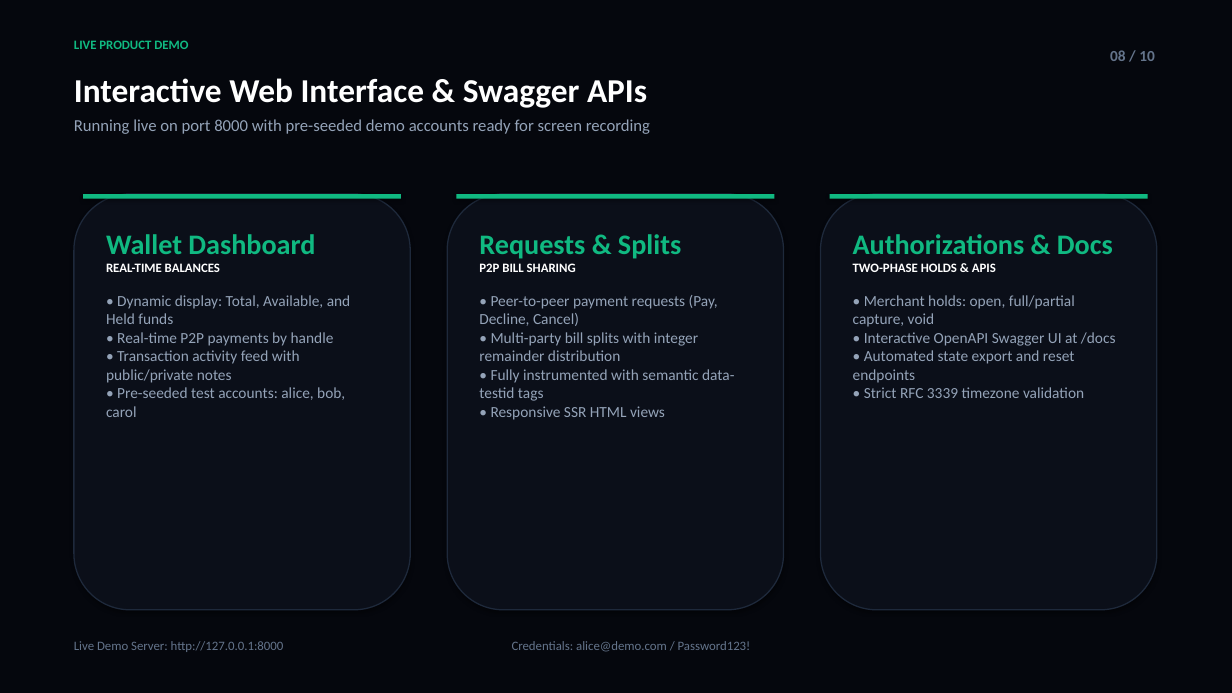
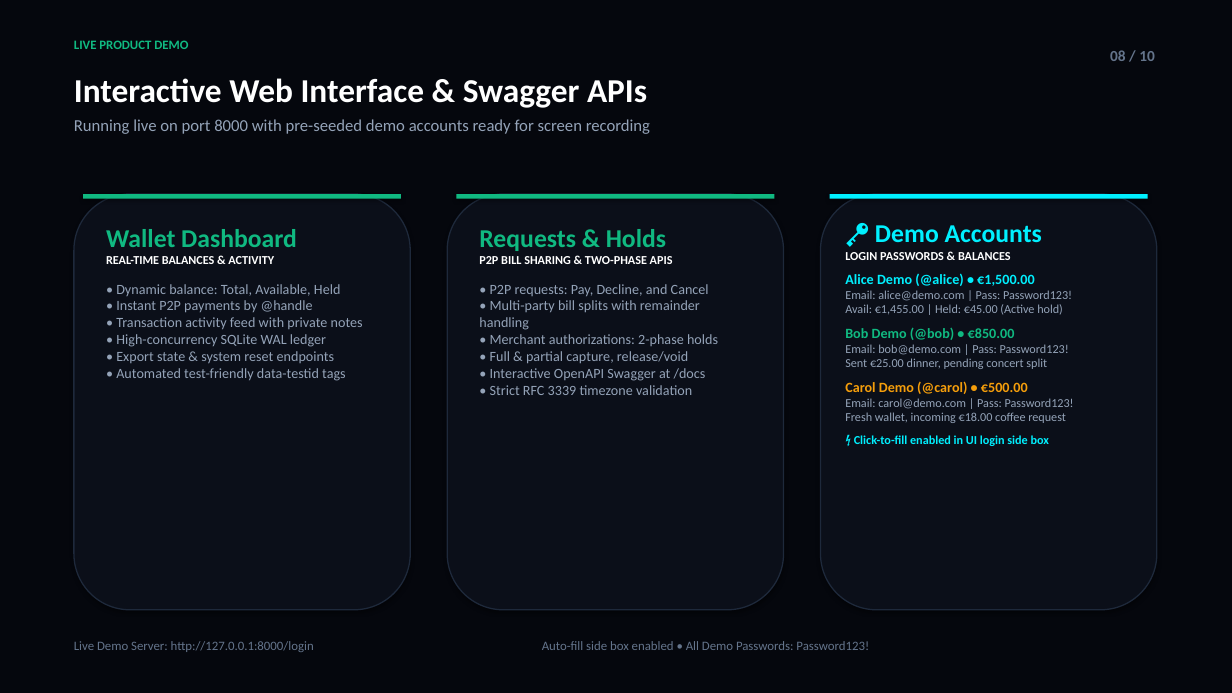
Before and after one commit to novaecosystems-cloud/Pocketpay, a slide deck: slide 8 of Pocketpay_Pitch_Deck.pptx. Drawn at 1232x693 pixels with LibreOffice and Linux fonts; fonts in the diff are those of the drawing. Boxes give left, top, right and bottom in pixels: in the first picture for what was removed or moved away, otherwise in the second. Text is boxed around its words. In the diff, an @@ line names an element or a change of style, - is before the commit and + after.

Commit message:
feat: add PDF format pitch deck and demo accounts box to UI and presentation

```diff
--- a/Pocketpay_Pitch_Deck.pptx
+++ b/Pocketpay_Pitch_Deck.pptx
@@ rectangle at <box>830,194,1148,199</box>: fill #10B981 to #00F0FF @@
@@ text at <box>106,229,297,247</box>: size 22 to 20 pt in "Wallet Dashboard" @@
@@ text at <box>479,229,718,395</box>: text changed; size 12 to 11 pt @@
-Requests & Splits
-P2P BILL SHARING
-• Peer-to-peer payment requests (Pay, Decline, Cancel)
-• Multi-party bill splits with integer remainder distribution
-• Fully instrumented with semantic data-testid tags
-• Responsive SSR HTML views
+Requests & Holds
+P2P BILL SHARING & TWO-PHASE APIS
+• P2P requests: Pay, Decline, and Cancel
+• Multi-party bill splits with remainder handling
+• Merchant authorizations: 2-phase holds
+• Full & partial capture, release/void
+• Interactive OpenAPI Swagger at /docs
+• Strict RFC 3339 timezone validation
@@ text at <box>845,225,1074,446</box>: text changed; size 12 to 9.5 pt @@
-Authorizations & Docs
-TWO-PHASE HOLDS & APIS
-• Merchant holds: open, full/partial capture, void
-• Interactive OpenAPI Swagger UI at /docs
-• Automated state export and reset endpoints
-• Strict RFC 3339 timezone validation
+🔑 Demo Accounts
+LOGIN PASSWORDS & BALANCES
+Alice Demo (@alice) • €1,500.00
+Email: alice@demo.com | Pass: Password123!
+Avail: €1,455.00 | Held: €45.00 (Active hold)
+Bob Demo (@bob) • €850.00
+Email: bob@demo.com | Pass: Password123!
+Sent €25.00 dinner, pending concert split
+Carol Demo (@carol) • €500.00
+Email: carol@demo.com | Pass: Password123!
+Fresh wallet, incoming €18.00 coffee request
+⚡ Click-to-fill enabled in UI login side box
@@ text at <box>116,284,363,381</box>: text changed; size 12 to 11 pt @@
-REAL-TIME BALANCES
-• Dynamic display: Total, Available, and Held funds
-• Real-time P2P payments by handle
-• Transaction activity feed with public/private notes
-• Pre-seeded test accounts: alice, bob, carol
+REAL-TIME BALANCES & ACTIVITY
+• Dynamic balance: Total, Available, Held
+• Instant P2P payments by @handle
+• Transaction activity feed with private notes
+• High-concurrency SQLite WAL ledger
+• Export state & system reset endpoints
+• Automated test-friendly data-testid tags
@@ text at <box>74,641,869,652</box>: text changed @@
-Live Demo Server: http://127.0.0.1:8000 Credentials: alice@demo.com / Password123!
+Live Demo Server: http://127.0.0.1:8000/login Auto-fill side box enabled • All Demo Passwords: Password123!
```
Also in this commit, not shown: 1 other slide changed, 3 other files.
